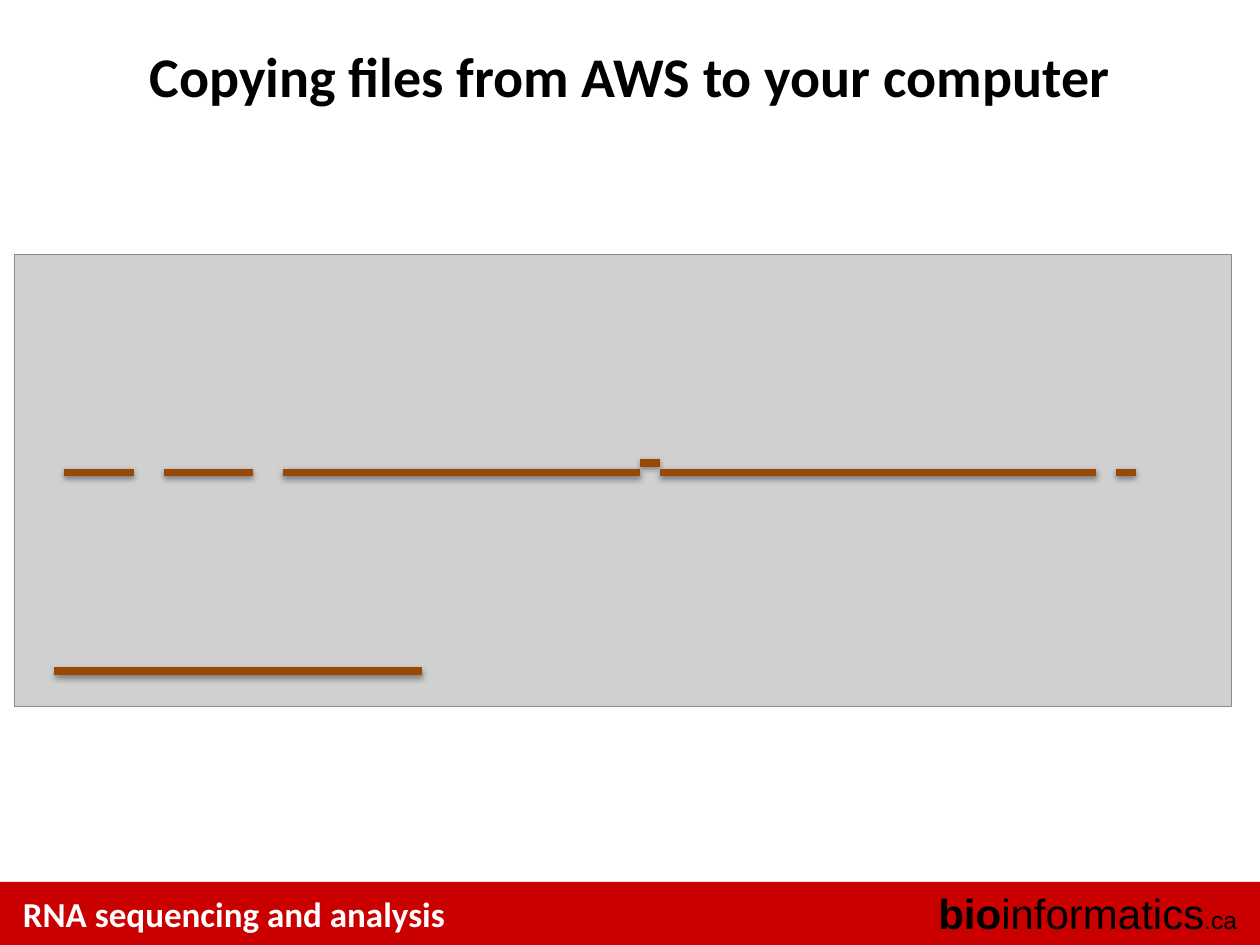
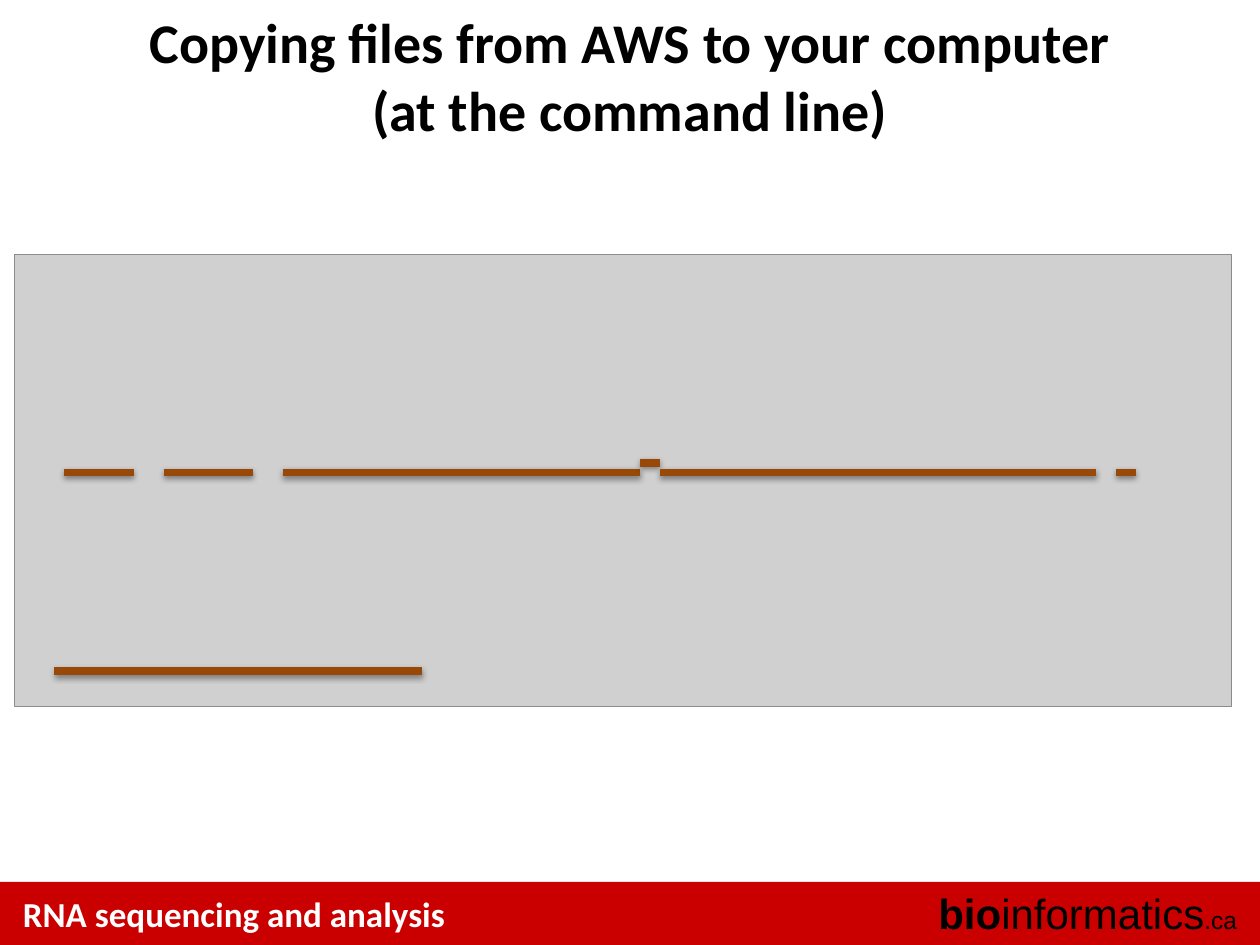
Before and after one commit to griffithlab/rnaseq_tutorial_wiki, a slide deck: slide 30 of LectureFiles/cbw/2015/RNASeq_Module0_AmazonPreTutorial.pptx (slide 26 before the commit). Drawn at 1260x945 pixels with LibreOffice and Linux fonts; fonts in the diff are those of the drawing; grey boxes stand for pictures. Boxes give left, top, right and bottom in pixels: in the first picture for what was removed or moved away, otherwise in the second. Text is boxed around its words. In the diff, an @@ line names an element or a change of style, - is before the commit and + after.

```diff
--- a/LectureFiles/cbw/2015/RNASeq_Module0_AmazonPreTutorial.pptx
+++ b/LectureFiles/cbw/2015/RNASeq_Module0_AmazonPreTutorial.pptx
@@ title at <box>150,23,1109,140</box>: text changed @@
-Copying files from AWS to your computer
+Copying files from AWS to your computer
+(at the command line)
```
Also in this commit, not shown: 5 other slides changed, 7 slides added, 3 slides removed.
